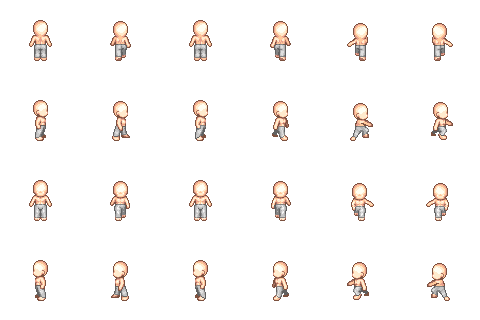
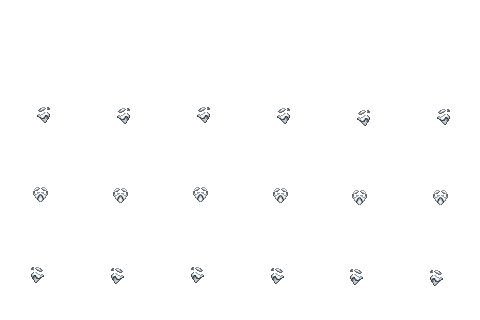
Layered file, before and after one edit (480×320). Changes by layer:
showed group "male" (7 layers) over [29, 20, 450, 294]
showed "face3", painted on it over [31, 107, 450, 286]
hid group "female" (6 layers) over [29, 20, 453, 296]
hid "pants", painted on it over [34, 44, 448, 299]
hid group "main" (1st of 2) (2 layers) over [29, 20, 453, 301]
